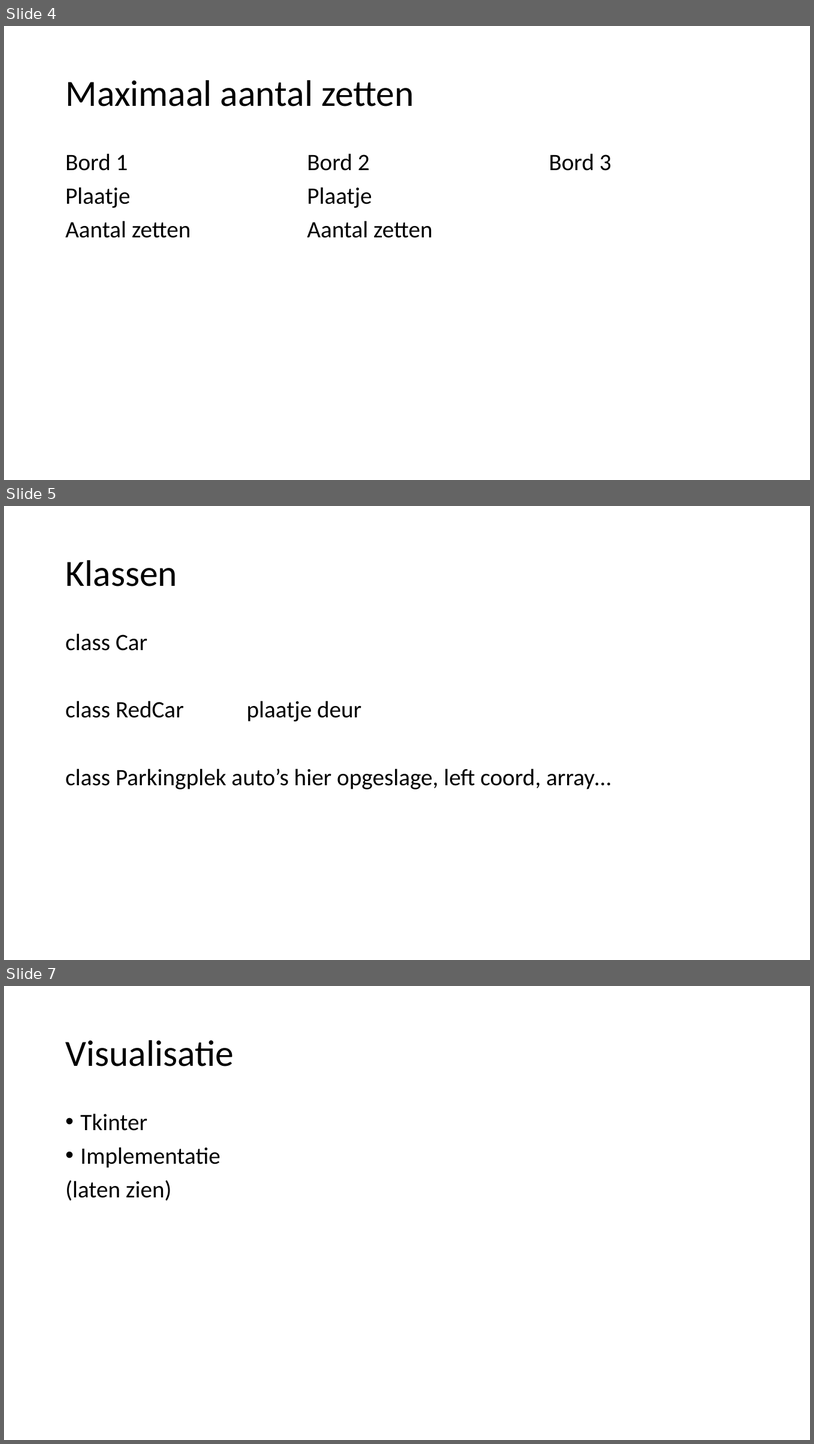
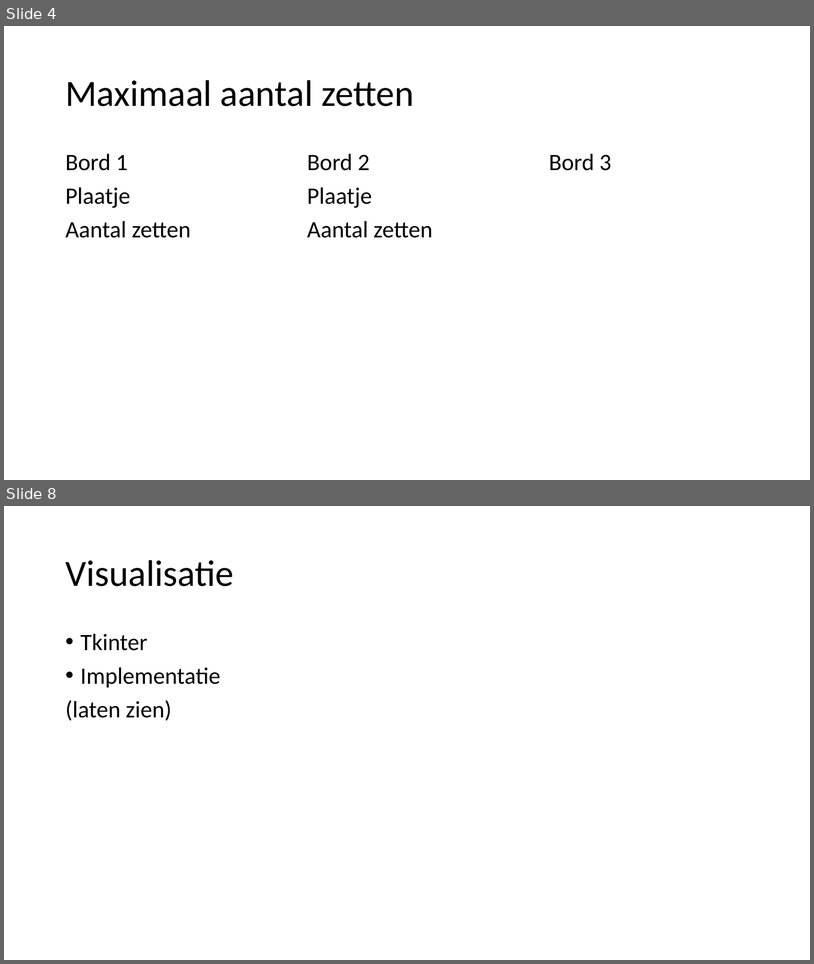
Before and after one commit to SjoerdvanderHeijden/Formule-i, a slide deck: PresRushHour1.ppt. Shown one above the other, each under a label of ours: slides 4, 5 and 7 before the commit, slides 4 and 8 after it; the slides between them are not shown. The pictures are 814x1444 and 814x964 pixels, drawn with LibreOffice and Linux fonts; fonts in the diff are those of the drawing. Boxes give left, top, right and bottom in pixels: in the first picture for what was removed or moved away, otherwise in the second. Text is boxed around its words. In the diff, an @@ line names an element or a change of style, - is before the commit and + after.

```diff
--- a/PresRushHour1.ppt
+++ b/PresRushHour1.ppt
@@ slide 5 removed at (4,506,810,960), background #FFFFFF @@
@@ title removed at (65,560,177,586) @@
-Klassen
@@ text removed at (65,633,611,789) @@
-class Car
-class RedCar plaatje deur
-class Parking plek auto’s hier opgeslage, left coord, array…
@@ what was slide 7 is now slide 8 @@
```
Also in this commit, not shown: 1 slide changed, 2 slides added.
